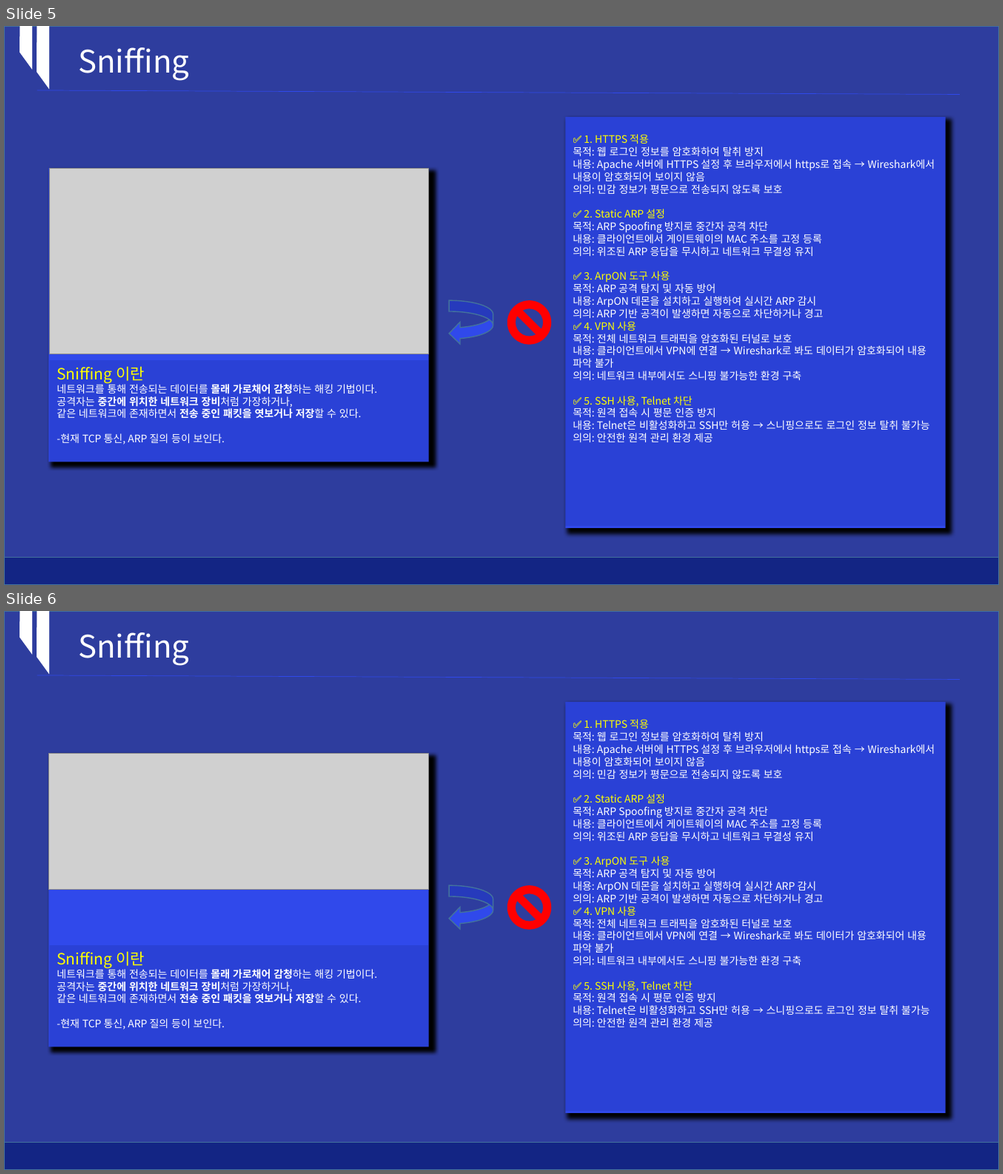
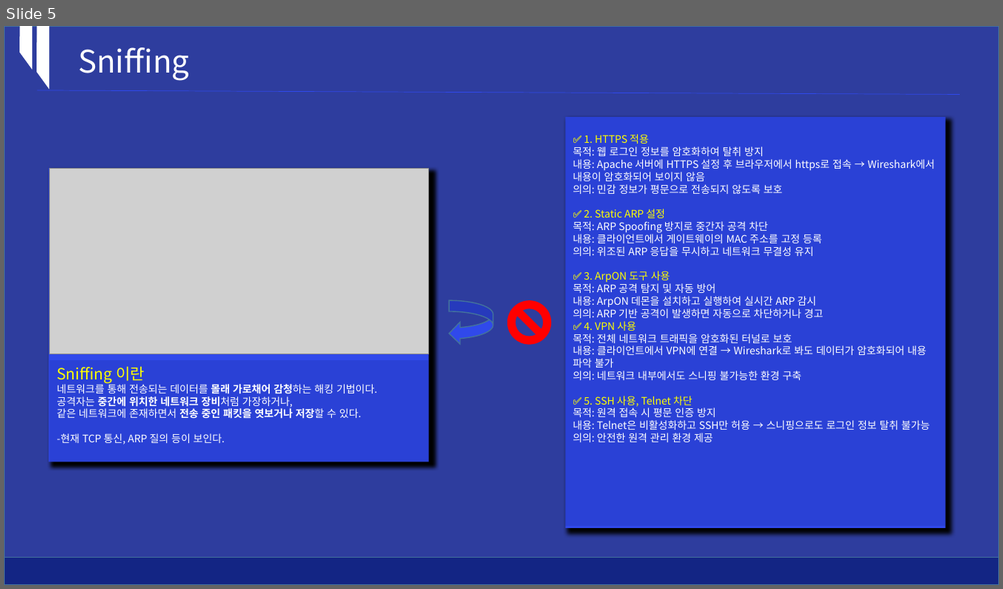
Before and after one commit to MostLov2/NCSNetworkServerSecurity, a slide deck: Team4.pptx. Shown one above the other, each under a label of ours: slides 5 and 6 before the commit, slide 5 after it. The pictures are 1003x1174 and 1003x589 pixels, drawn with LibreOffice and Linux fonts; fonts in the diff are those of the drawing; grey boxes stand for pictures; background and template pictures are left out; a plain dark background stands for a picture behind light text. Boxes give left, top, right and bottom in pixels: in the first picture for what was removed or moved away, otherwise in the second. Text is boxed around its words. In the diff, an @@ line names an element or a change of style, - is before the commit and + after.

Commit message:
ppt ( 해킹 보안)
끝

```diff
--- a/Team4.pptx
+++ b/Team4.pptx
@@ slide 6 removed at box(4, 611, 999, 1170), background picture (left out) @@
@@ rectangle removed at box(4, 611, 999, 1143) @@
@@ freeform shape removed at box(20, 611, 32, 653) @@
@@ freeform shape removed at box(37, 611, 48, 673) @@
@@ text removed at box(78, 632, 189, 666) @@
-Sniffing
@@ line removed from (37, 675) to (960, 680) @@
@@ rectangle removed at box(565, 702, 945, 1113) @@
@@ rectangle removed at box(565, 702, 945, 1112) @@
-✅ 1. HTTPS 적용
-목적: 웹 로그인 정보를 암호화하여 탈취 방지
-내용: Apache 서버에 HTTPS 설정 후 브라우저에서 https로 접속 → Wireshark에서 내용이 암호화되어 보이지 않음
-의의: 민감 정보가 평문으로 전송되지 않도록 보호
-✅ 2. Static ARP 설정
-목적: ARP Spoofing 방지로 중간자 공격 차단
-내용: 클라이언트에서 게이트웨이의 MAC 주소를 고정 등록
-의의: 위조된 ARP 응답을 무시하고 네트워크 무결성 유지
-✅ 3. ArpON 도구 사용
-목적: ARP 공격 탐지 및 자동 방어
-내용: ArpON 데몬을 설치하고 실행하여 실시간 ARP 감시
-의의: ARP 기반 공격이 발생하면 자동으로 차단하거나 경고
-✅ 4. VPN 사용
-목적: 전체 네트워크 트래픽을 암호화된 터널로 보호
-내용: 클라이언트에서 VPN에 연결 → Wireshark로 봐도 데이터가 암호화되어 내용 파악 불가
-의의: 네트워크 내부에서도 스니핑 불가능한 환경 구축
-✅ 5. SSH 사용, Telnet 차단
-목적: 원격 접속 시 평문 인증 방지
-내용: Telnet은 비활성화하고 SSH만 허용 → 스니핑으로도 로그인 정보 탈취 불가능
-의의: 안전한 원격 관리 환경 제공
@@ rectangle removed at box(48, 754, 429, 1048) @@
@@ picture removed at box(48, 754, 429, 890) @@
@@ curved left arrow removed at box(449, 886, 492, 930) @@
@@ no-entry sign removed at box(507, 886, 551, 930) @@
@@ rectangle removed at box(50, 946, 429, 1048) @@
-Sniffing 이란
-네트워크를 통해 전송되는 데이터를 몰래 가로채어 감청하는 해킹 기법이다.
-공격자는 중간에 위치한 네트워크 장비처럼 가장하거나,
-같은 네트워크에 존재하면서 전송 중인 패킷을 엿보거나 저장할 수 있다.
--현재 TCP 통신, ARP 질의 등이 보인다.
@@ rectangle removed at box(4, 1143, 999, 1170) @@
```
Also in this commit, not shown: 2 slides added, 2 other files.
